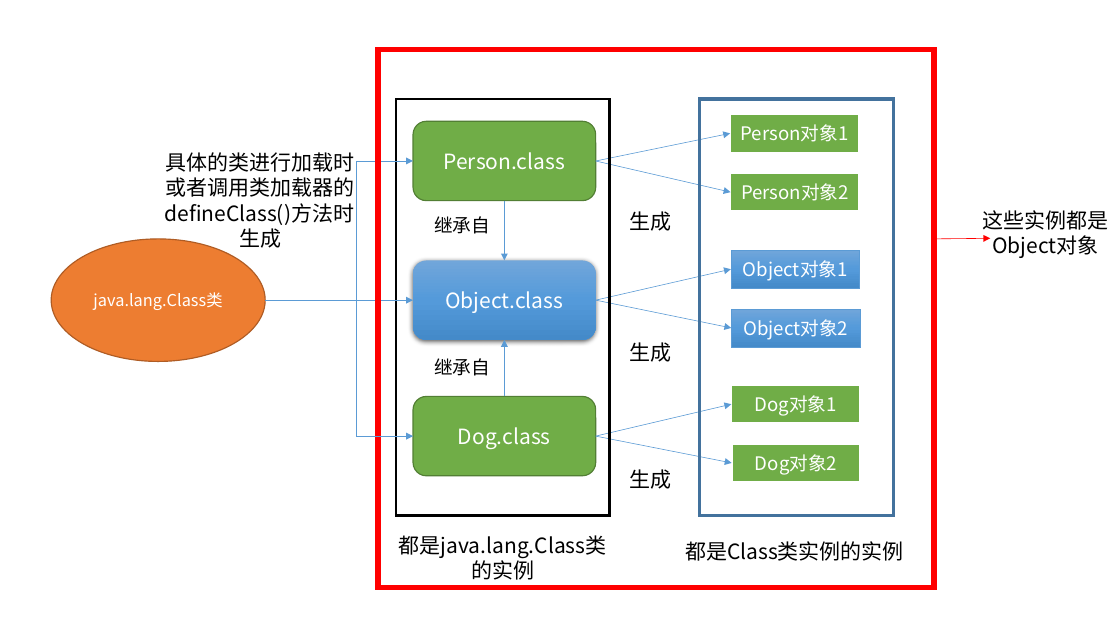
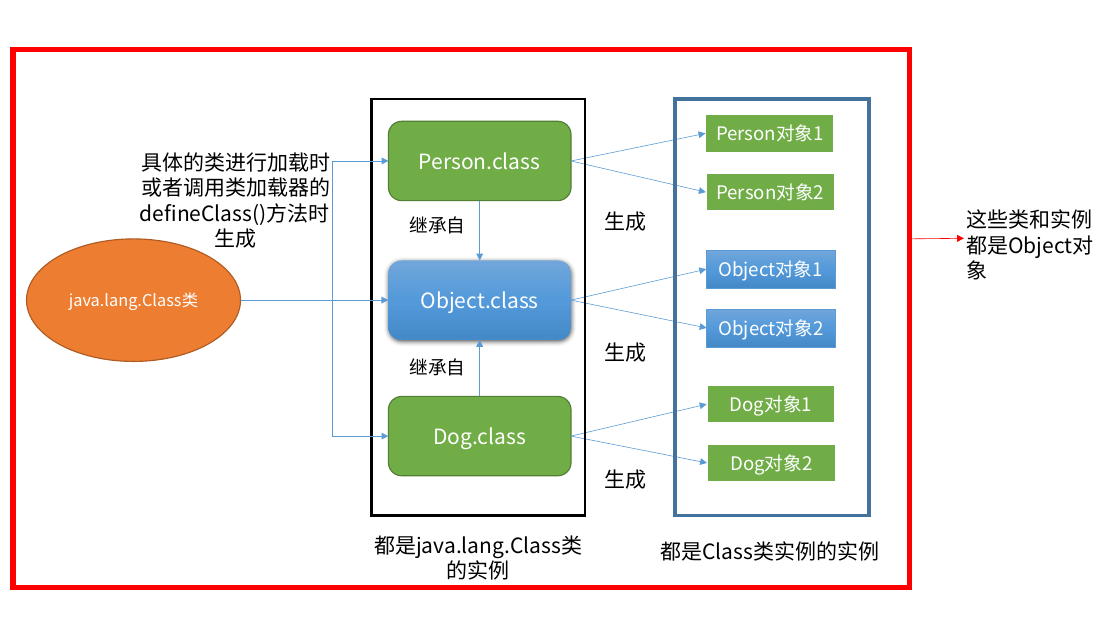
Before and after one commit to StephenHuge/Markdown_Pic, a slide deck: slide 1 of Reflection & Proxy/Class类的关系.pptx. Drawn at 1120x630 pixels with LibreOffice and Linux fonts; fonts in the diff are those of the drawing. Boxes give left, top, right and bottom in pixels: in the first picture for what was removed or moved away, otherwise in the second. Text is boxed around its words. In the diff, an @@ line names an element or a change of style, - is before the commit and + after.

Commit message:
update pic Class' relation

```diff
--- a/Reflection & Proxy/Class类的关系.pptx
+++ b/Reflection & Proxy/Class类的关系.pptx
@@ rectangle resized from (x1=378, y1=50, x2=934, y2=588) to (x1=13, y1=50, x2=910, y2=588) @@
@@ text at (x1=966, y1=209, x2=1093, y2=258): text changed @@
-这些实例都是
-Object对象
+这些类和实例
+都是Object对象
@@ 10 arrows, 8 rectangles, 8 texts, 3 rounded rectangles, 2 elbow arrows, 1 ellipse moved together from (x1=51, y1=99, x2=991, y2=580) to (x1=27, y1=99, x2=965, y2=580) @@
```
Also in this commit, not shown: 1 other file.
